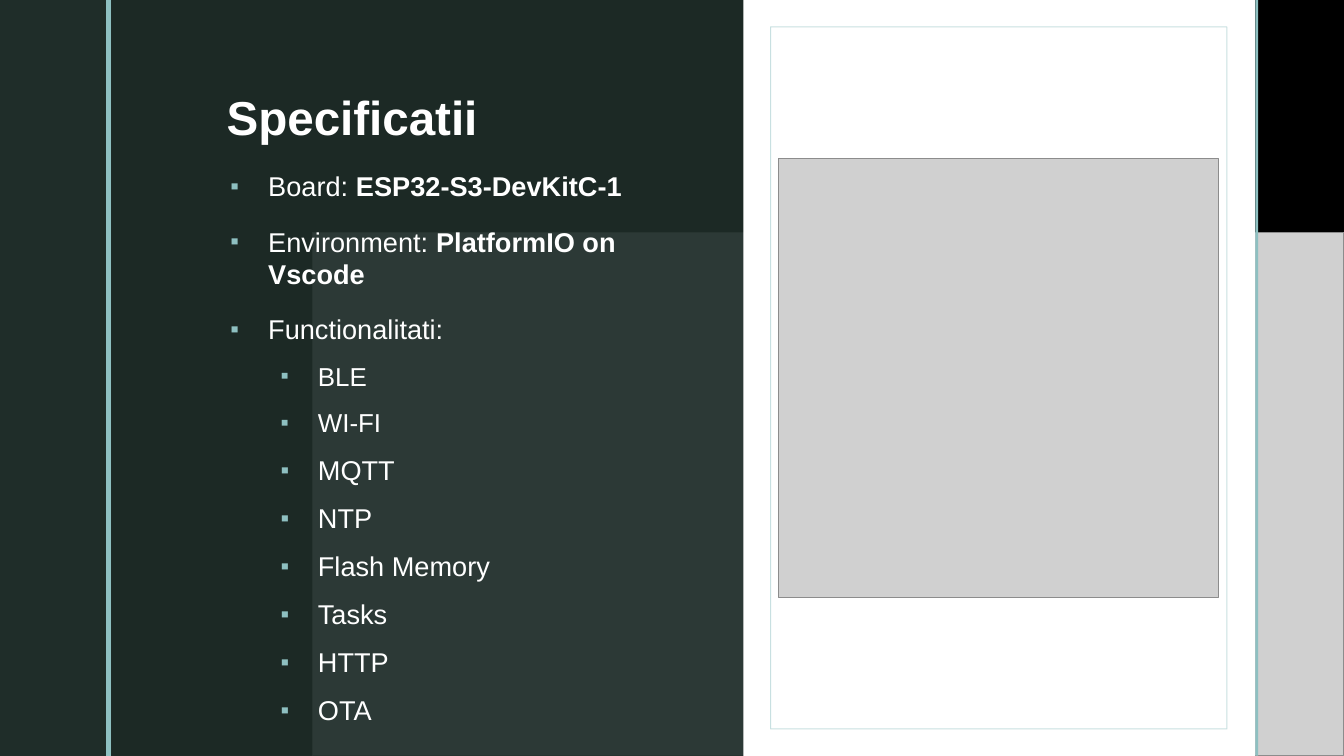
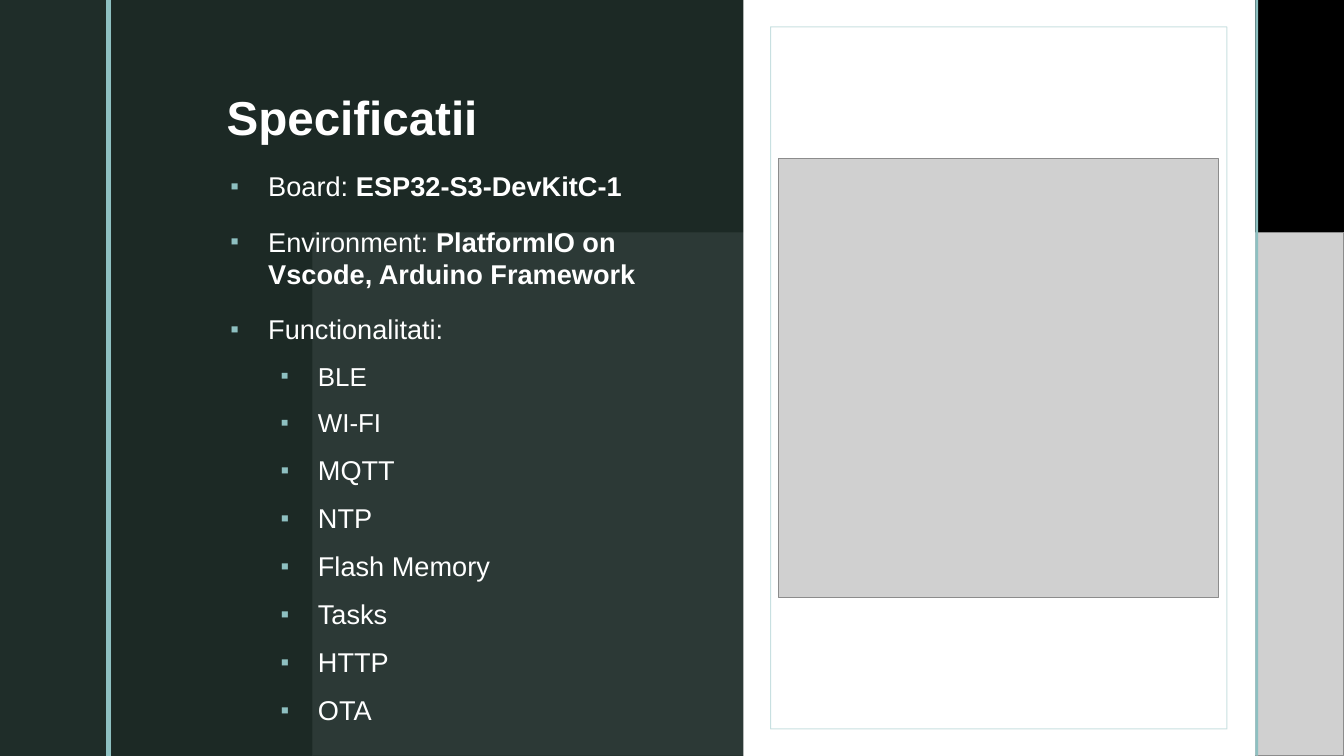
Before and after one commit to Mirelian/RGB_Action, a slide deck: slide 2 of esp32_projects/RBG_Action/RGB Action.pptx. Drawn at 1344x756 pixels with LibreOffice and Linux fonts; fonts in the diff are those of the drawing; grey boxes stand for pictures; background and template pictures are left out. Boxes give left, top, right and bottom in pixels: in the first picture for what was removed or moved away, otherwise in the second. Text is boxed around its words. In the diff, an @@ line names an element or a change of style, - is before the commit and + after.

```diff
--- a/esp32_projects/RBG_Action/RGB Action.pptx
+++ b/esp32_projects/RBG_Action/RGB Action.pptx
@@ text at (268, 232, 635, 288): text changed @@
-▪ Environment: PlatformIO on Vscode
+▪ Environment: PlatformIO on Vscode, Arduino Framework
```
Also in this commit, not shown: 1 other file.
